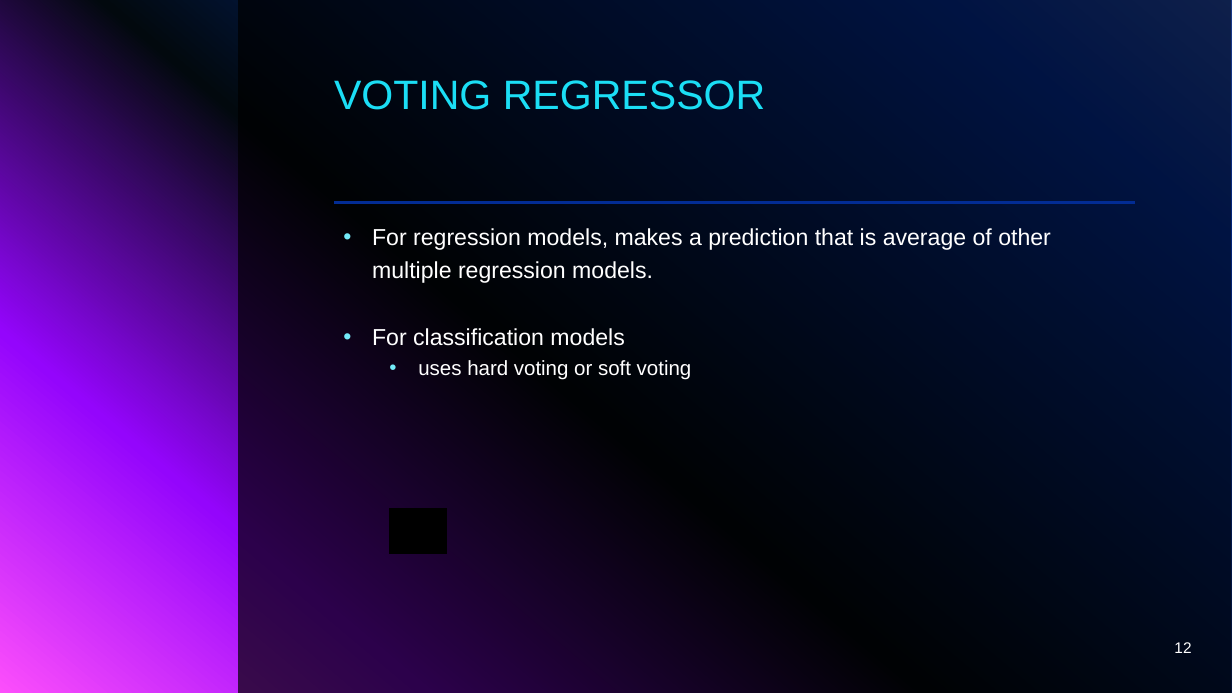
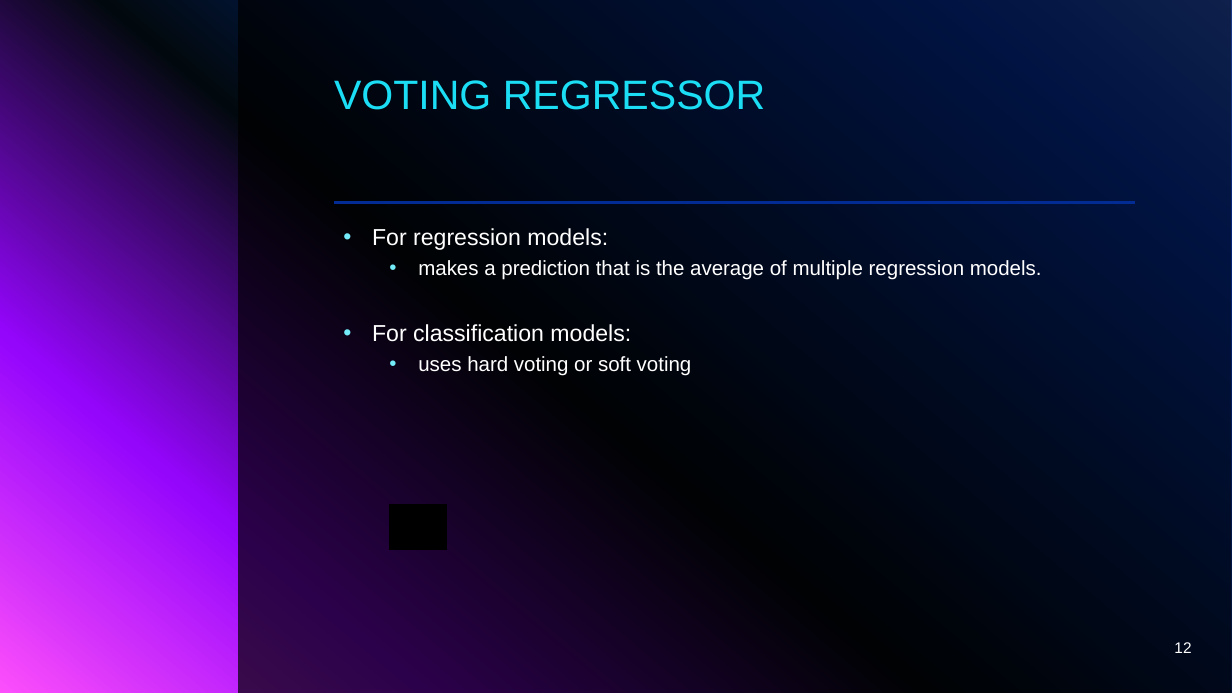
Before and after one commit to TDanner7/Stock_Price_Modeling, a slide deck: slide 12 of Stock Price Modeling.pptx. Drawn at 1232x693 pixels with LibreOffice and Linux fonts; fonts in the diff are those of the drawing; background and template pictures are left out. Boxes give left, top, right and bottom in pixels: in the first picture for what was removed or moved away, otherwise in the second. Text is boxed around its words. In the diff, an @@ line names an element or a change of style, - is before the commit and + after.

Commit message:
adjusted pp

```diff
--- a/Stock Price Modeling.pptx
+++ b/Stock Price Modeling.pptx
@@ text at (372,228,1042,342): text changed; size 18 to 16 pt @@
-• For regression models, makes a prediction that is average of other multiple regression models.
-• For classification models
+• For regression models:
+  • makes a prediction that is the average of multiple regression models.
+• For classification models:
```
